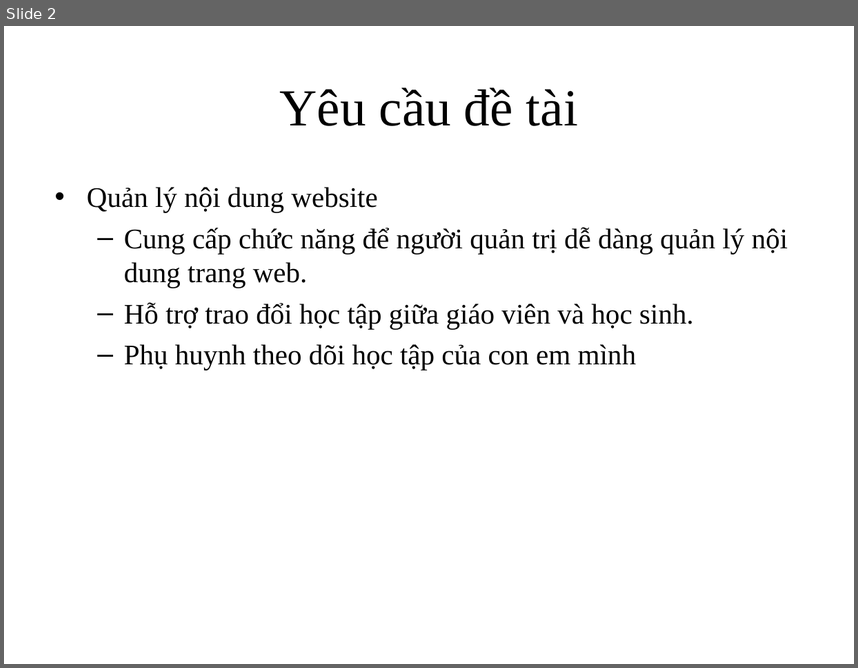
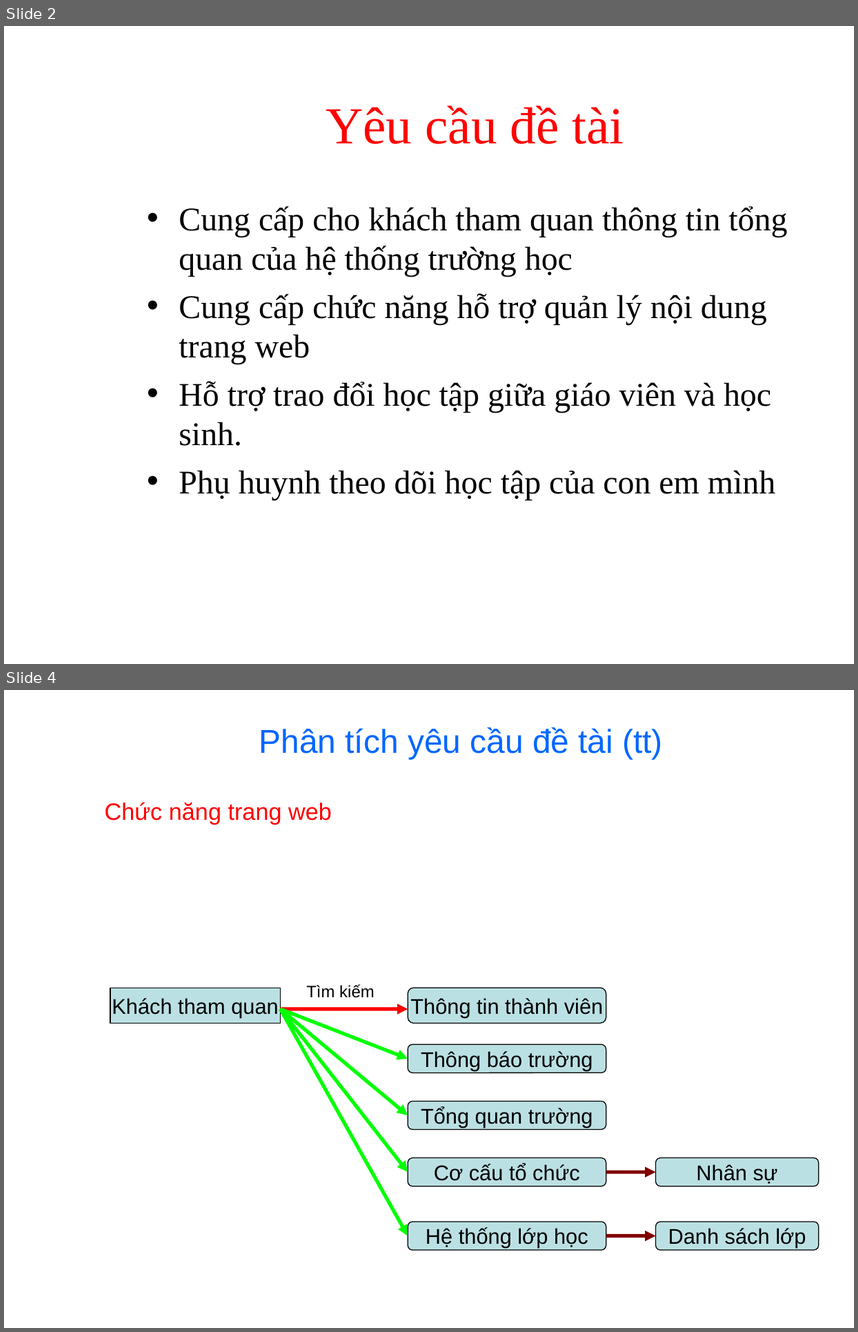
Before and after one commit to btnguyen2k/hsms, a slide deck: HSMS/Resources/baocaophanbien.ppt. Shown one above the other, each under a label of ours: slide 2 before the commit, slides 2 and 4 after it; the slides between them are not shown. The pictures are 858x668 and 858x1332 pixels, drawn with LibreOffice and Linux fonts; fonts in the diff are those of the drawing; background and template pictures are left out. Boxes give left, top, right and bottom in pixels: in the first picture for what was removed or moved away, otherwise in the second. Text is boxed around its words. In the diff, an @@ line names an element or a change of style, - is before the commit and + after.

```diff
--- a/HSMS/Resources/baocaophanbien.ppt
+++ b/HSMS/Resources/baocaophanbien.ppt
@@ slide 4 added at [4, 690, 854, 1328], background picture (left out) @@
@@ text added at [259, 727, 662, 759], 28 pt, text #0066FF @@
+Phân tích yêu cầu đề tài (tt)
@@ text added at [105, 802, 332, 824], 20 pt, text #FF0000 @@
+Chức năng trang web
@@ rectangle added at [110, 987, 280, 1023], fill #BBE0E3, outline #000000 0.74 pt, 18 pt, text #000000 @@
+Khách tham quan
@@ text added at [306, 984, 375, 998], 14 pt, text #000000 @@
+Tìm kiếm
@@ rounded rectangle added at [408, 987, 606, 1023], fill #BBE0E3, outline #000000 0.74 pt, 18 pt, text #000000 @@
+Thông tin thành viên
@@ arrow added from (280, 1009) to (408, 1009), #FF0000 3 pt @@
@@ arrow added from (280, 1009) to (408, 1058), #00FF00 3 pt @@
@@ arrow added from (280, 1009) to (408, 1115), #00FF00 3 pt @@
@@ arrow added from (280, 1009) to (408, 1172), #00FF00 3 pt @@
@@ arrow added from (280, 1009) to (408, 1236), #00FF00 3 pt @@
@@ rounded rectangle added at [408, 1045, 606, 1072], fill #BBE0E3, outline #000000 0.74 pt, 18 pt, text #000000 @@
+Thông báo trường
@@ rounded rectangle added at [408, 1101, 606, 1129], fill #BBE0E3, outline #000000 0.74 pt, 18 pt, text #000000 @@
+Tổng quan trường
@@ rounded rectangle added at [408, 1158, 606, 1185], fill #BBE0E3, outline #000000 0.74 pt, 18 pt, text #000000 @@
+Cơ cấu tổ chức
@@ rounded rectangle added at [656, 1158, 819, 1185], fill #BBE0E3, outline #000000 0.74 pt, 18 pt, text #000000 @@
+Nhân sự
@@ arrow added from (606, 1172) to (656, 1172), #800000 3 pt @@
@@ rounded rectangle added at [408, 1221, 606, 1250], fill #BBE0E3, outline #000000 0.74 pt, 18 pt, text #000000 @@
+Hệ thống lớp học
@@ rounded rectangle added at [656, 1221, 819, 1250], fill #BBE0E3, outline #000000 0.74 pt, 18 pt, text #000000 @@
+Danh sách lớp
@@ arrow added from (606, 1236) to (656, 1236), #800000 3 pt @@
@@ slide 2 changed as well @@
@@ title "Yêu cầu đề tài": place and size @@
-title "Yêu cầu đề tài" at [279, 87, 578, 126]
+title "Yêu cầu đề tài" at [326, 105, 624, 144]
@@ title "Yêu cầu đề tài" at [326, 105, 624, 144]: text colour #000000 to #FF0000 @@
@@ text "Cung cấp cho khách tham ...": place and size @@
-text "Cung cấp cho khách tham ..." at [87, 187, 788, 370]
+text "Cung cấp cho khách tham ..." at [179, 206, 787, 500]
@@ text at [179, 206, 787, 364]: text changed; size 24 to 28 pt @@
-• Quản lý nội dung website
-  – Cung cấp chức năng để người quản trị dễ dàng quản lý nội dung trang web.
+• Cung cấp cho khách tham quan thông tin tổng quan của hệ thống trường học
+• Cung cấp chức năng hỗ trợ quản lý nội dung trang web
@@ text at [179, 381, 775, 500]: size 24 to 28 pt in "Hỗ trợ trao đổi học tập giữa ...", "Phụ huynh theo dõi học tập của ..."; bullet – to •; list level 2 to 1 in "Hỗ trợ trao đổi học ..."; list level 2 to 1 in "Phụ huynh theo dõi học ..." @@
```
Also in this commit, not shown: 7 other slides changed, 11 other slides added, 12 slides removed, 2 other files.
